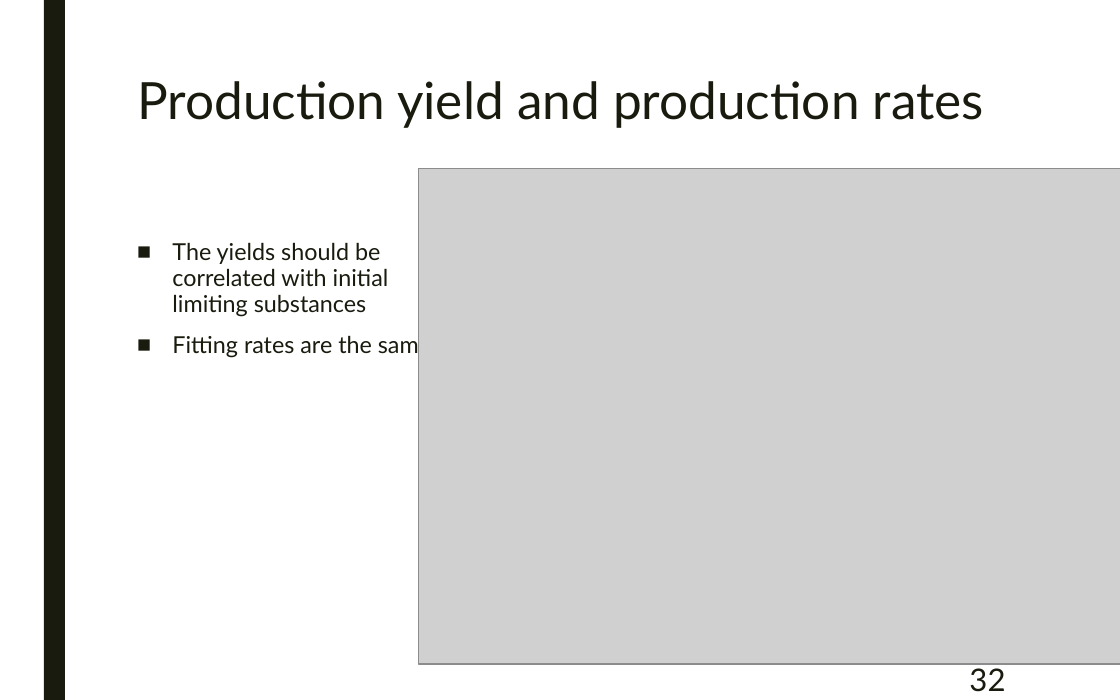
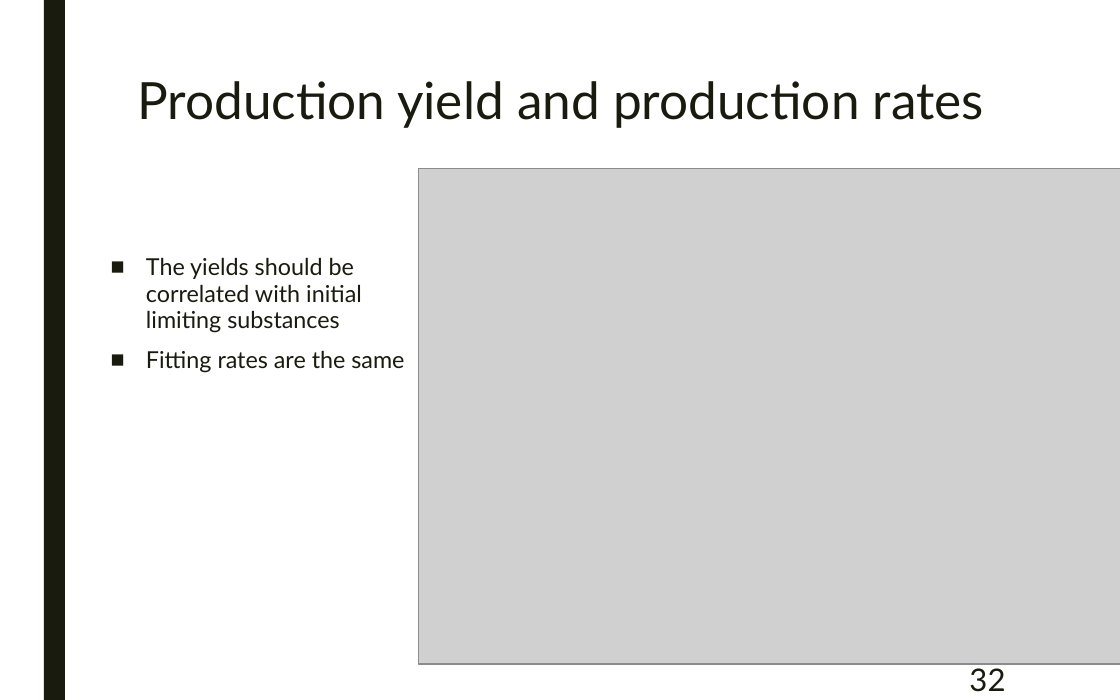
Before and after one commit to samuello1228/lily, a slide deck: slide 32 of doc/VUV and EUV irradiation of CH4 + NH3.pptx. Drawn at 1120x700 pixels with LibreOffice and Linux fonts; fonts in the diff are those of the drawing; grey boxes stand for pictures. Boxes give left, top, right and bottom in pixels: in the first picture for what was removed or moved away, otherwise in the second. Text is boxed around its words. In the diff, an @@ line names an element or a change of style, - is before the commit and + after.

```diff
--- a/doc/VUV and EUV irradiation of CH4 + NH3.pptx
+++ b/doc/VUV and EUV irradiation of CH4 + NH3.pptx
@@ text "The yields should be correlated ...": place and size @@
-text "The yields should be correlated ..." at bbox=[172, 242, 431, 358]
+text "The yields should be correlated ..." at bbox=[146, 257, 404, 373]
```
Also in this commit, not shown: 11 other slides changed, 1 other file.
